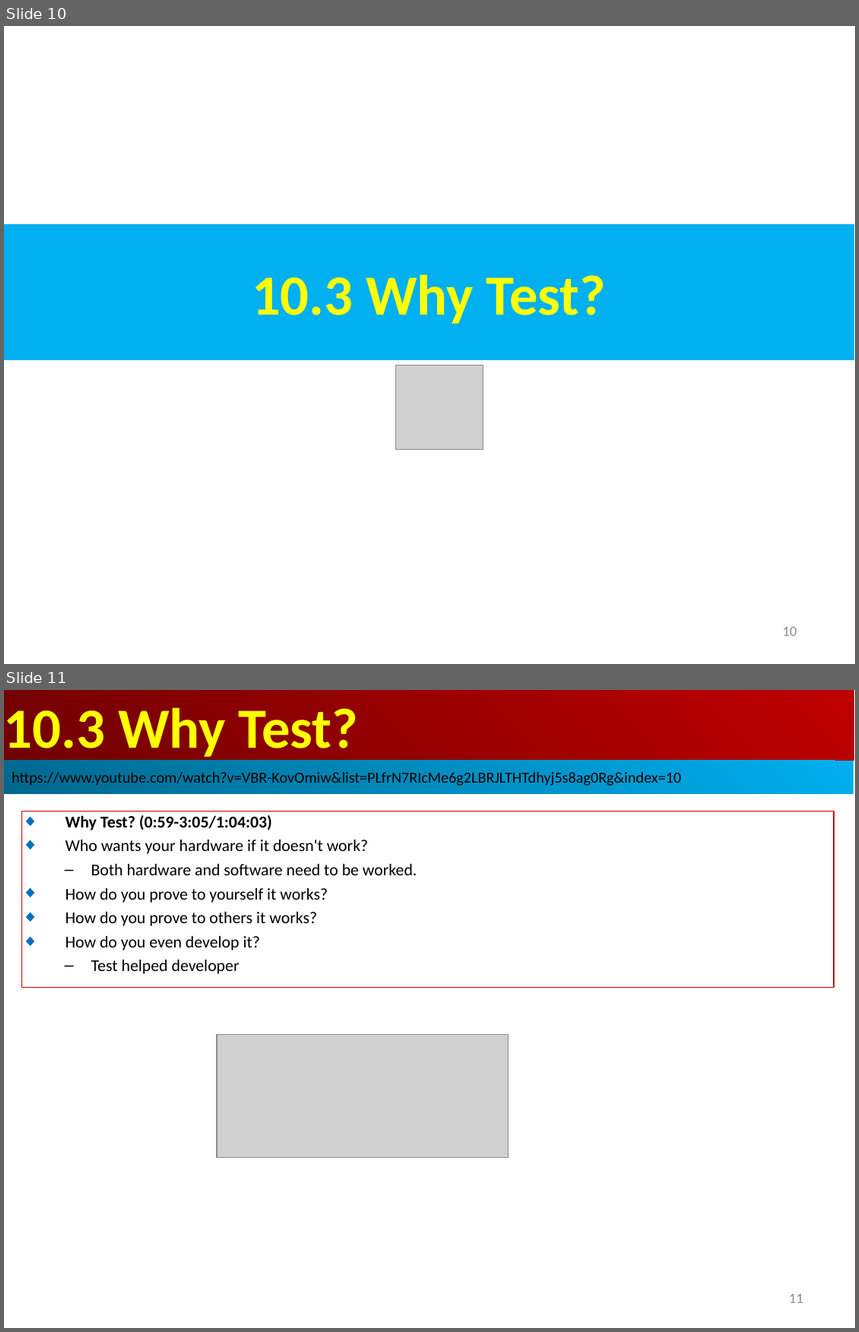
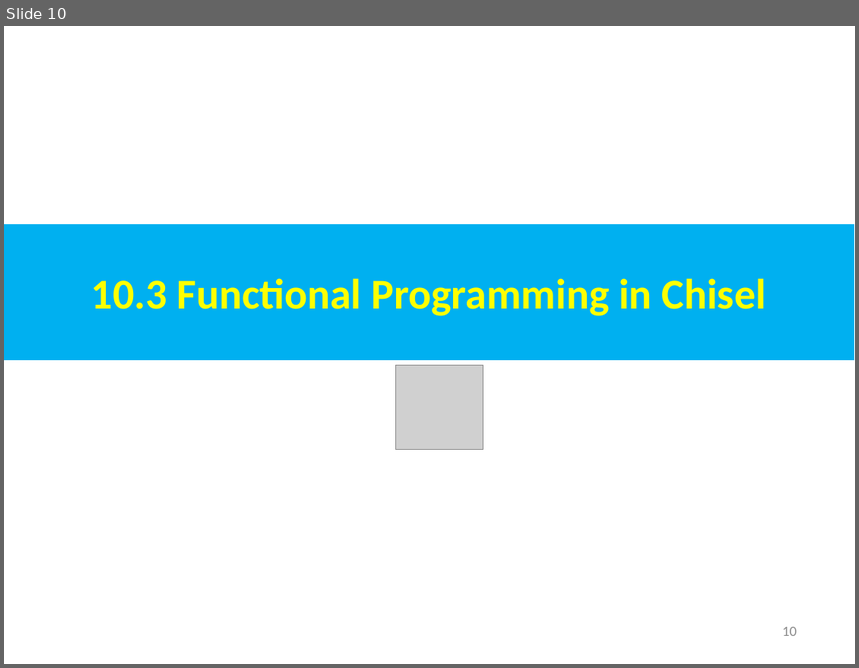
Before and after one commit to peterhchen/AIU_CS800_Chisel, a slide deck: 500_UCSC_HWD/010_IntroFP/000_Video/010.IntroFP.ppt. Shown one above the other, each under a label of ours: slides 10 and 11 before the commit, slide 10 after it. The pictures are 859x1332 and 859x668 pixels, drawn with LibreOffice and Linux fonts; fonts in the diff are those of the drawing; grey boxes stand for pictures. Boxes give left, top, right and bottom in pixels: in the first picture for what was removed or moved away, otherwise in the second. Text is boxed around its words. In the diff, an @@ line names an element or a change of style, - is before the commit and + after.

```diff
--- a/500_UCSC_HWD/010_IntroFP/000_Video/010.IntroFP.ppt
+++ b/500_UCSC_HWD/010_IntroFP/000_Video/010.IntroFP.ppt
@@ slide 11 removed at [4,690,855,1328], background #FFFFFF @@
@@ rectangle removed at [4,690,854,761] @@
-10.3 Why Test?
@@ rectangle removed at [4,761,854,794] @@
-https://www.youtube.com/watch?v=VBR-KovOmiw&list=PLfrN7RIcMe6g2LBRJLTHTdhyj5s8ag0Rg&index=10
@@ rectangle removed at [22,811,834,988] @@
-◆ Why Test? (0:59-3:05/1:04:03)
-◆ Who wants your hardware if it doesn't work?
-  – Both hardware and software need to be worked.
-◆ How do you prove to yourself it works?
-◆ How do you prove to others it works?
-◆ How do you even develop it?
-  – Test helped developer
@@ picture removed at [217,1035,509,1158] @@
@@ page number removed at [789,1294,804,1303] @@
-11
@@ slide 10 changed as well @@
@@ text in rectangle at [91,278,767,316]: text changed; size 48 to 36 pt @@
-10.3 Why Test?
+10.3 Functional Programming in Chisel
```
Also in this commit, not shown: 6 other slides changed, 21 slides added.
